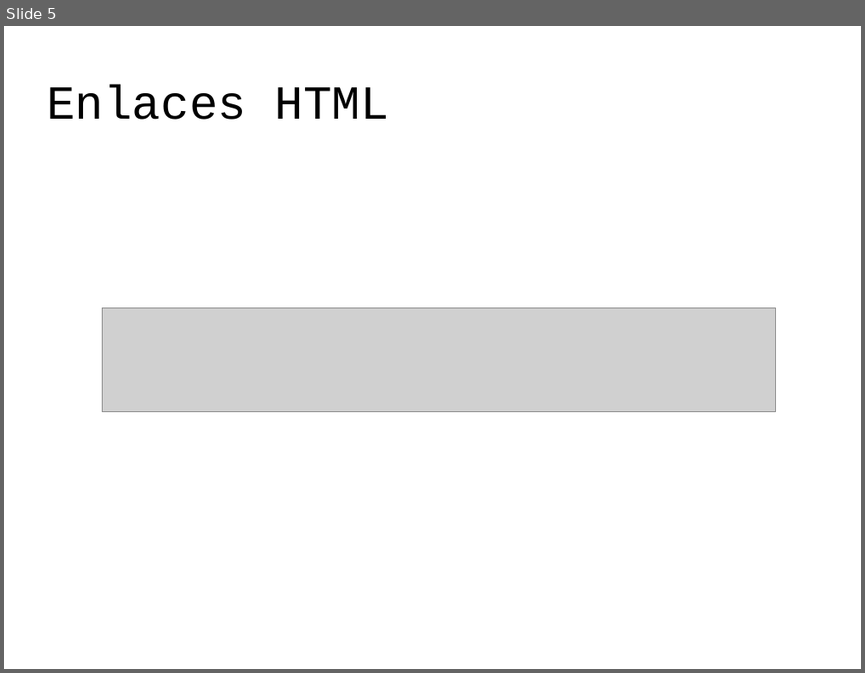
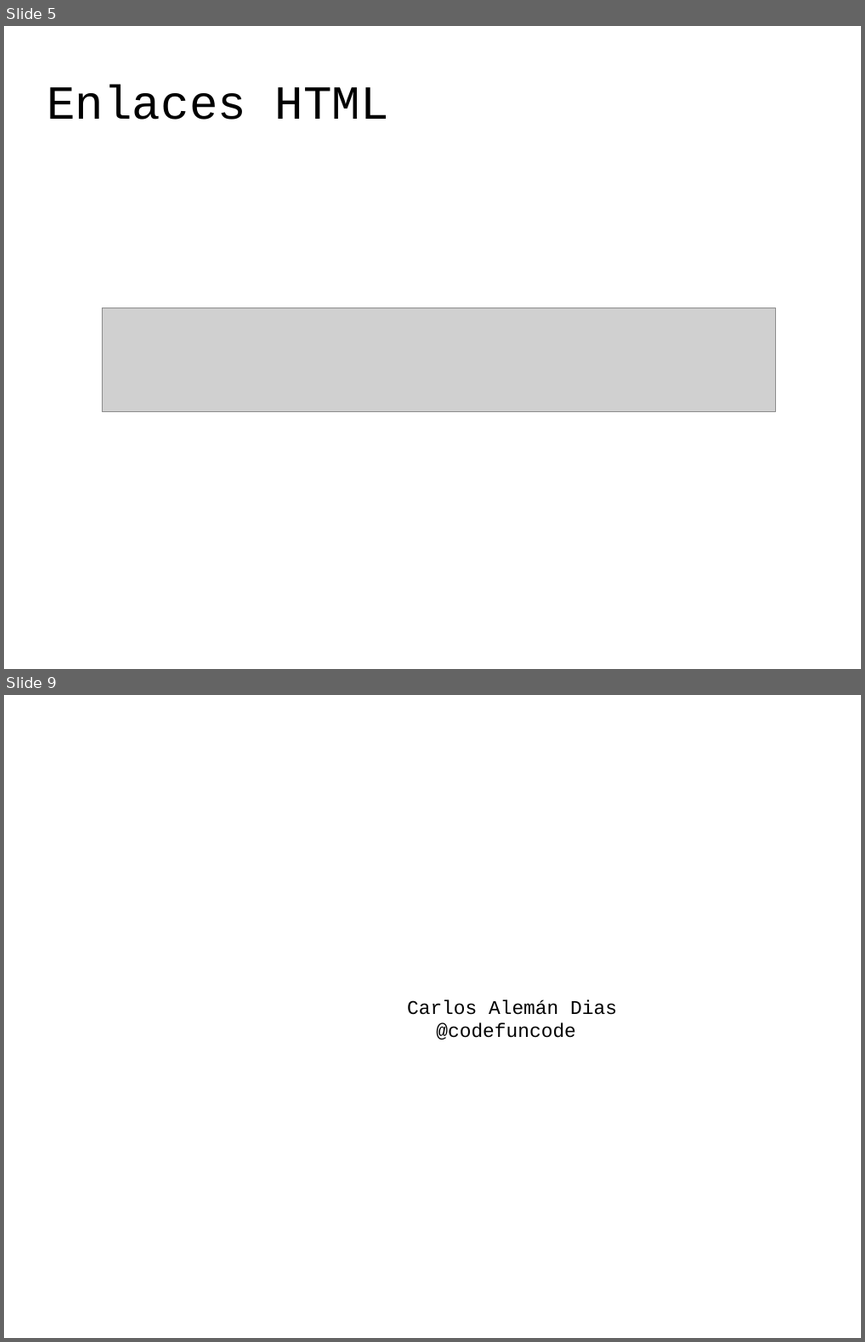
Before and after one commit to codefuncode/Curso-de-HTML-2020, a slide deck: 001-Tutorial-HTML/003-HTML-basico/HTML-basico.odp. Shown one above the other, each under a label of ours: slide 5 before the commit, slides 5 and 9 after it; the slides between them are not shown. The pictures are 865x673 and 865x1342 pixels, drawn with LibreOffice and Linux fonts; fonts in the diff are those of the drawing; grey boxes stand for pictures; background and template pictures are left out. Boxes give left, top, right and bottom in pixels: in the first picture for what was removed or moved away, otherwise in the second. Text is boxed around its words. In the diff, an @@ line names an element or a change of style, - is before the commit and + after.

```diff
--- a/001-Tutorial-HTML/003-HTML-basico/HTML-basico.odp
+++ b/001-Tutorial-HTML/003-HTML-basico/HTML-basico.odp
@@ slide 9 added at (x1=4, y1=695, x2=861, y2=1338), background picture (left out) @@
@@ title added at (x1=407, y1=999, x2=617, y2=1039), 18 pt, text #000000 @@
+Carlos Alemán Dias
+@codefuncode
```
Also in this commit, not shown: 4 slides changed, 1 slide removed, 3 other files.
